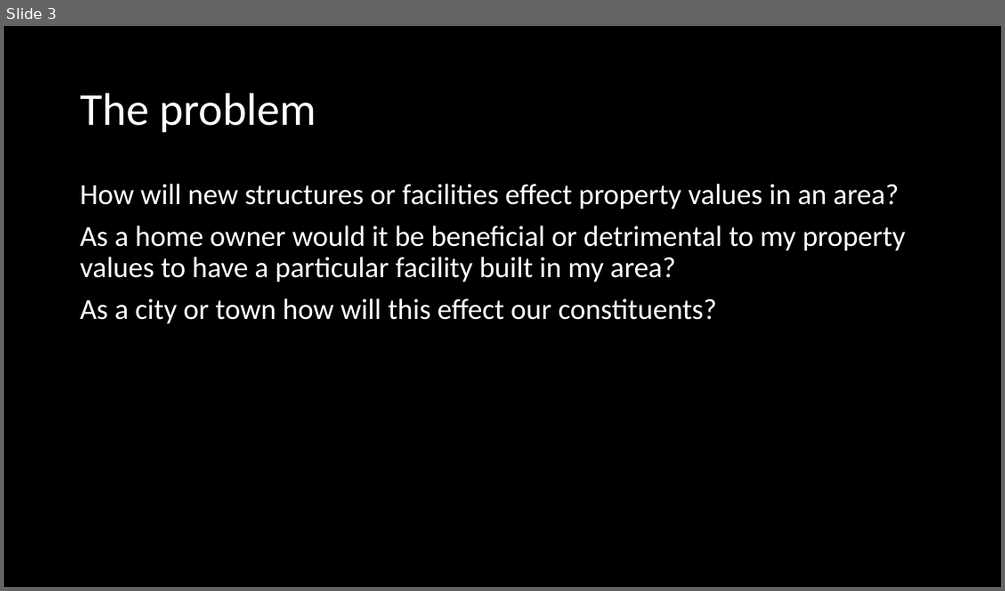
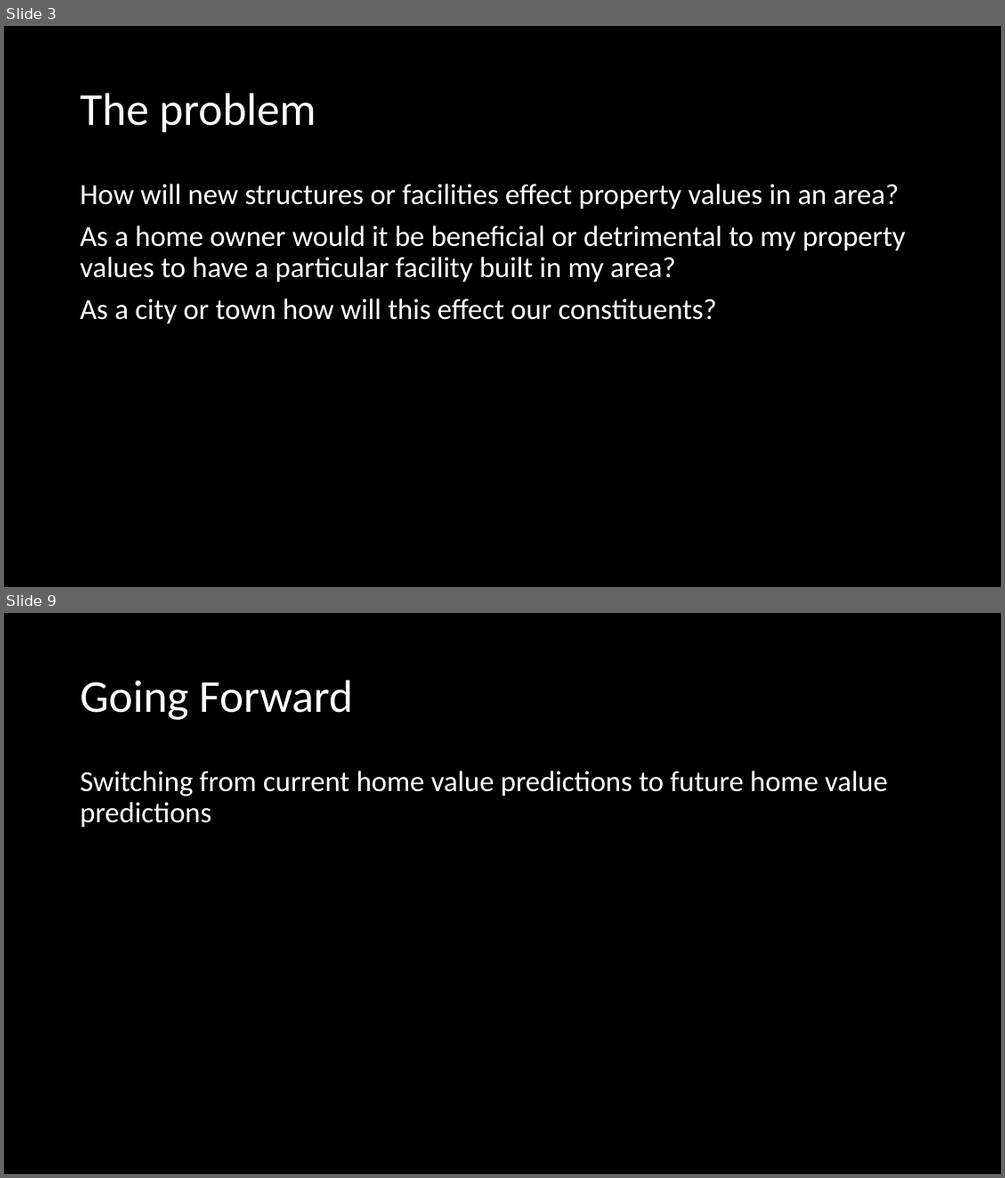
Before and after one commit to milsteam4144/GLAPS, a slide deck: GLAPS Presentation.pptx. Shown one above the other, each under a label of ours: slide 3 before the commit, slides 3 and 9 after it; the slides between them are not shown. The pictures are 1005x591 and 1005x1178 pixels, drawn with LibreOffice and Linux fonts; fonts in the diff are those of the drawing. Boxes give left, top, right and bottom in pixels: in the first picture for what was removed or moved away, otherwise in the second. Text is boxed around its words. In the diff, an @@ line names an element or a change of style, - is before the commit and + after.

```diff
--- a/GLAPS Presentation.pptx
+++ b/GLAPS Presentation.pptx
@@ slide 9 added at (4, 613, 1001, 1174), background #000000 @@
@@ title added at (80, 680, 353, 720), 44 pt, text #FFFFFF @@
+Going Forward
@@ text added at (80, 771, 888, 827), 28 pt, text #FFFFFF @@
+Switching from current home value predictions to future home value predictions
```
Also in this commit, not shown: 3 slides changed, 2 other slides added, 2 other files.
